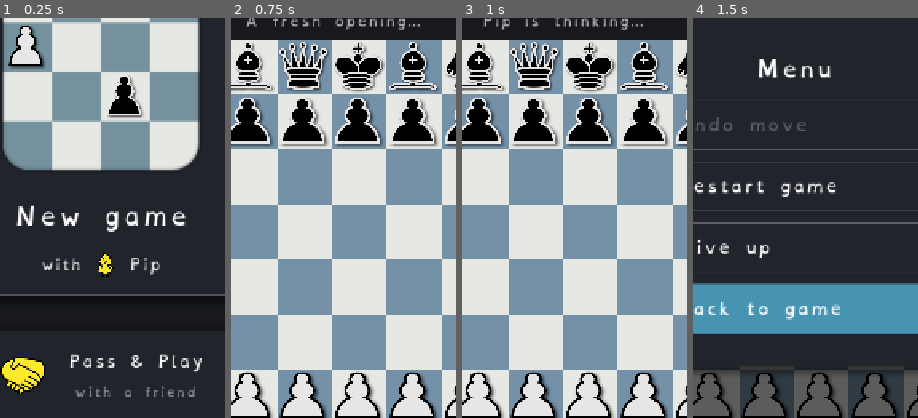
Above: before the commit, frames 1-4 (left to right).
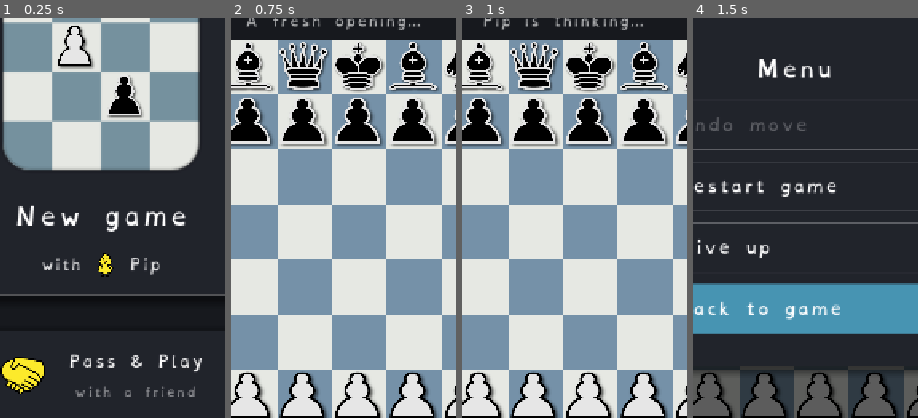
Above: after the commit, the same moments.

Repository: Hatscat/limpidchess
Game: Godot game, scene res://scenes/home.tscn
The game is run twice, just before and just after one commit, with the same random seed, the same clock (stepped at 60 frames per second) and the same inputs.
Inputs (mouse positions are % of the whole screen's width and height, from its top left):
- Up to frame 1 (0.25 s): no input
- Up to frame 2 (0.75 s): click (50, 41) at 0.5 s
- Up to frame 3 (1 s): no input
- Up to frame 4 (1.5 s): click (8, 5) at 1.25 s
The pictures show only the part of the screen within x 28-78%, y 28-78%; the shares and areas given below are measured in that part.

The runs differ from the first frame. In frame 1, 1.7% of the frame differs, in the area x 3-43%, y 2-13%; in frame 2, nothing differs; in frame 3, nothing differs; in frame 4, nothing differs.

Commit message:
feat: improve home ui

Diff:
--- a/scenes/home.tscn
+++ b/scenes/home.tscn
@@ -207,9 +207,9 @@
 [node name="WPawn" type="TextureRect" parent="Center/VBox/PlayCard/Content/BoardBox" unique_id=2005721359]
 layout_mode = 1
 anchors_preset = -1
-anchor_left = 0.0625
+anchor_left = 0.28125
 anchor_top = 0.28125
-anchor_right = 0.28125
+anchor_right = 0.5
 anchor_bottom = 0.5
 grow_horizontal = 2
 grow_vertical = 2
